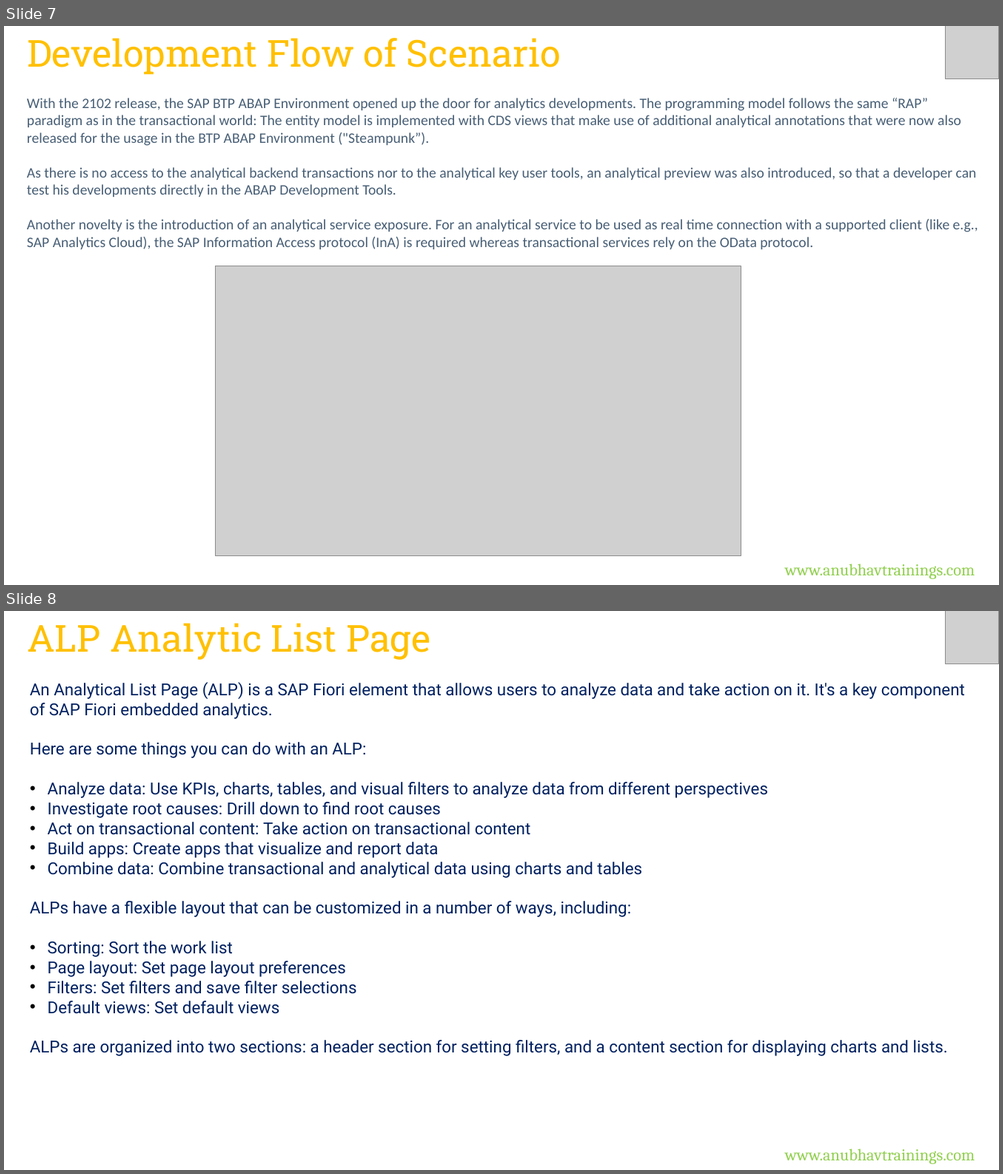
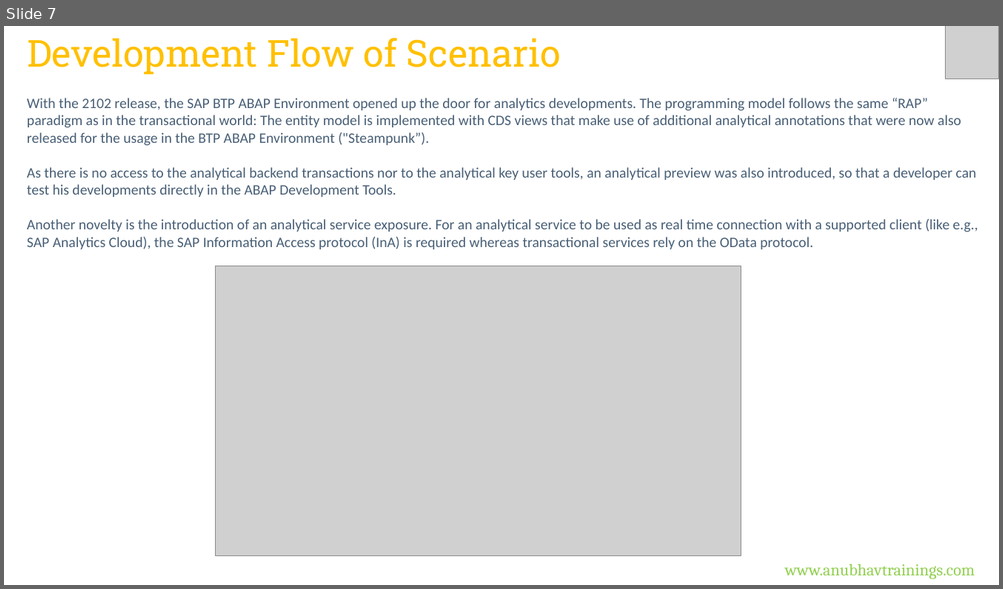
Before and after one commit to soyuztechnologies/CDS_AMDP_RAP_Training_60H, a slide deck: Day 16/DAY-16.pptx. Shown one above the other, each under a label of ours: slides 7 and 8 before the commit, slide 7 after it. The pictures are 1003x1174 and 1003x589 pixels, drawn with LibreOffice and Linux fonts; fonts in the diff are those of the drawing; grey boxes stand for pictures. Boxes give left, top, right and bottom in pixels: in the first picture for what was removed or moved away, otherwise in the second. Text is boxed around its words. In the diff, an @@ line names an element or a change of style, - is before the commit and + after.

```diff
--- a/Day 16/DAY-16.pptx
+++ b/Day 16/DAY-16.pptx
@@ slide 8 removed at [4, 611, 999, 1170], background #FFFFFF @@
@@ text removed at [27, 623, 430, 660] @@
-ALP Analytic List Page
@@ picture removed at [945, 611, 999, 664] @@
@@ text removed at [30, 682, 965, 1056] @@
-An Analytical List Page (ALP) is a SAP Fiori element that allows users to analyze data and take action on it. It's a key component of SAP Fiori embedded analytics.
-Here are some things you can do with an ALP:
-• Analyze data: Use KPIs, charts, tables, and visual filters to analyze data from different perspectives
-• Investigate root causes: Drill down to find root causes
-• Act on transactional content: Take action on transactional content
-• Build apps: Create apps that visualize and report data
-• Combine data: Combine transactional and analytical data using charts and tables
-ALPs have a flexible layout that can be customized in a number of ways, including:
-• Sorting: Sort the work list
-• Page layout: Set page layout preferences
-• Filters: Set filters and save filter selections
-• Default views: Set default views
-ALPs are organized into two sections: a header section for setting filters, and a content section for displaying charts and lists.
@@ text removed at [785, 1149, 974, 1165] @@
-www.anubhavtrainings.com
```
Also in this commit, not shown: 1 slide changed, 16 other slides removed, 4 other files.
